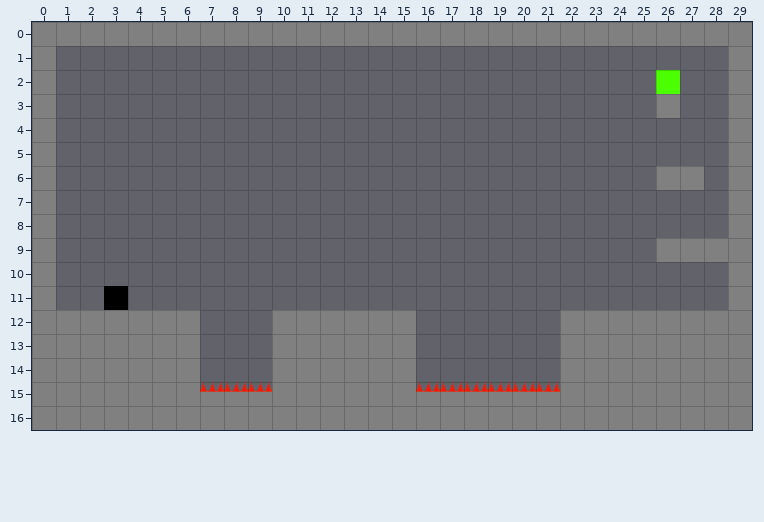
A Tiled map gets an edit: Content/Levels/2.tmx. The picture above is the old version.
Cells are 64x64 px. Shown: x 0..29, y 0..16.
Once edited:
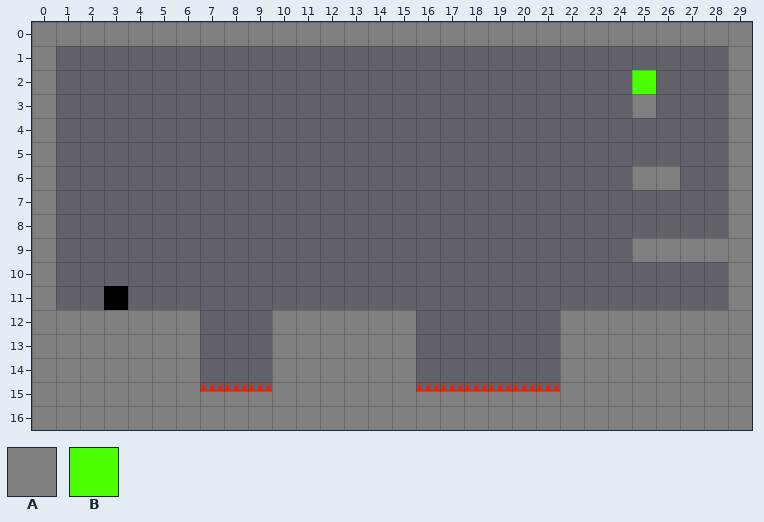
Key: from "Tileset": A 0, B 2.
_ is an empty cell, . an unchanged one.
Message: Fix level 2 Player was meant to be able to jump on both sides
Edits made:
--- layer "Tile Layer 1"
@@ x 25..26 @@
- 2 _B
- 3 _A
+ 2 B_
+ 3 A_
@@ x 25..27 @@
- 6 _.A
+ 6 A._
@@ x 25..25 @@
- 9 _
+ 9 A
Changed places in both pictures, as pixel boxes (x1, y1, x2, y2):
changed: (632, 70, 680, 118)
added: (632, 166, 656, 190)
removed: (680, 166, 704, 190)
added: (632, 238, 656, 262)
